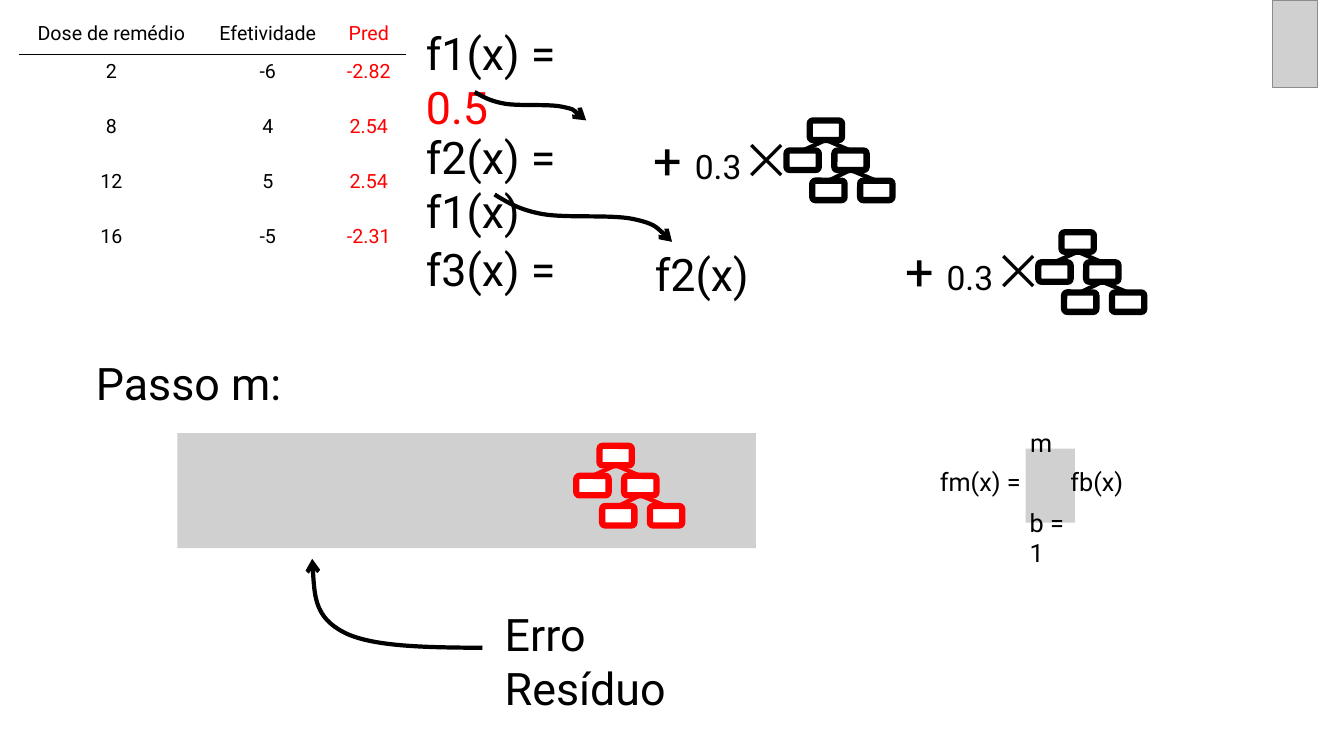
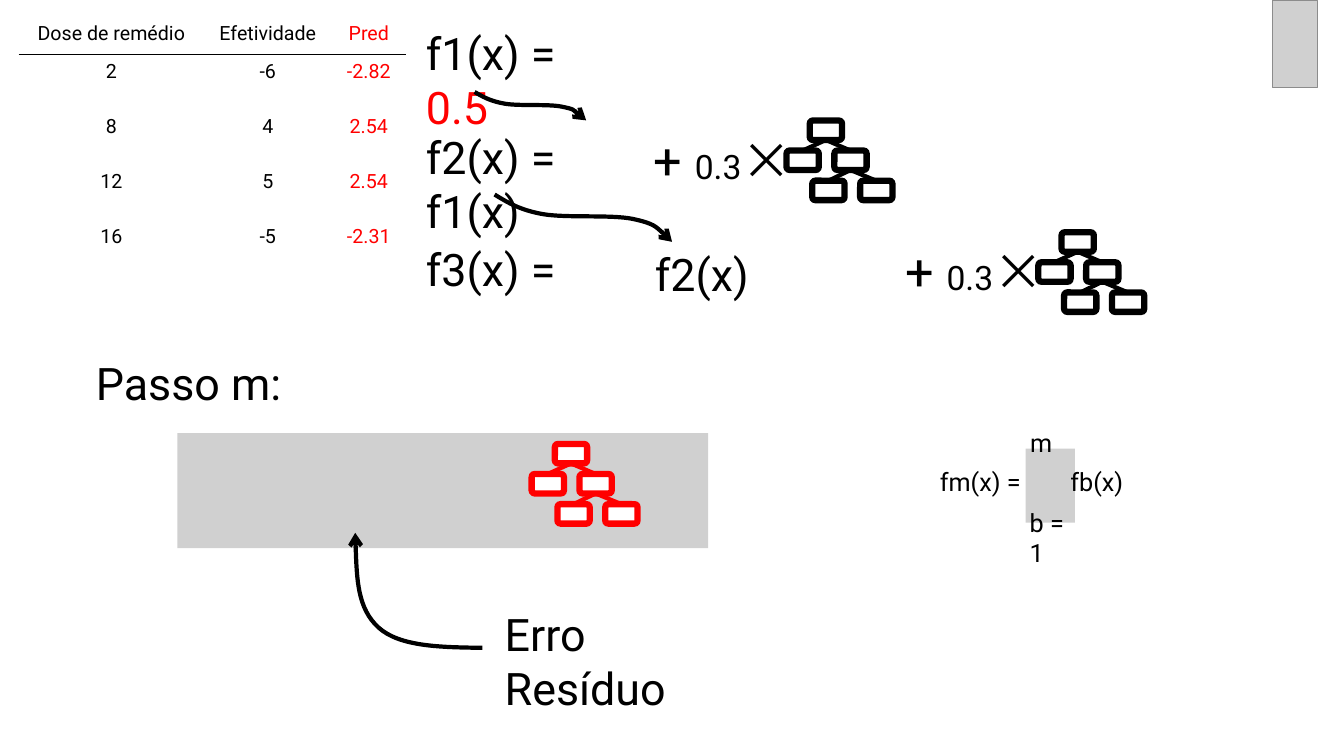
Before and after one commit to curso-r/202005-xgboost, a slide deck: slide 31 of slides/slides_xgb_teoria_e_passo_a_passo.pptx. Drawn at 1344x756 pixels with LibreOffice and Linux fonts; fonts in the diff are those of the drawing; grey boxes stand for pictures. Boxes give left, top, right and bottom in pixels: in the first picture for what was removed or moved away, otherwise in the second. Text is boxed around its words. In the diff, an @@ line names an element or a change of style, - is before the commit and + after.

```diff
--- a/slides/slides_xgb_teoria_e_passo_a_passo.pptx
+++ b/slides/slides_xgb_teoria_e_passo_a_passo.pptx
@@ picture: place and size @@
-picture at (177,434,756,548)
+picture at (177,434,709,548)
@@ 5 rounded rectangles, 4 lines: place and size @@
-5 rounded rectangles, 4 lines at (577,446,683,525)
+5 rounded rectangles, 4 lines at (531,444,637,523)
@@ freeform shape: place and size @@
-freeform shape at (313,559,483,647)
+freeform shape at (355,533,482,648)
```
Also in this commit, not shown: 17 other slides changed, 1 other file.
